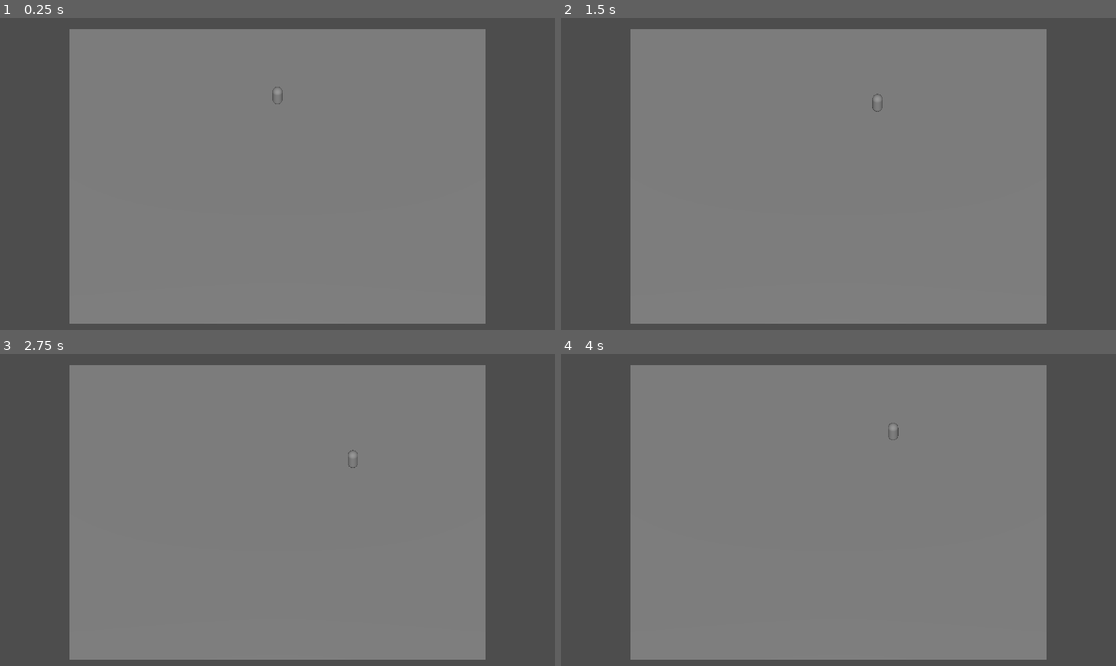
Above: before the commit, frames 1-4 (two rows, left to right).
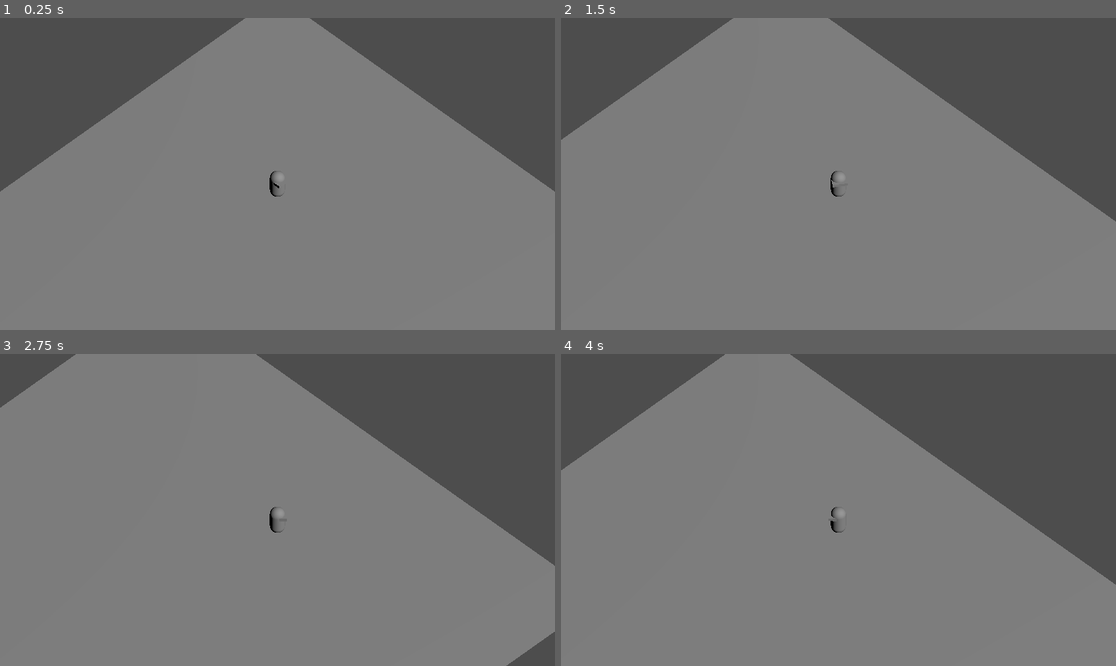
Above: after the commit, the same moments.

Repository: stvnchng/LD58
Game: Godot game, scene res://Game.tscn
The game is run twice, just before and just after one commit, with the same random seed, the same clock (stepped at 60 frames per second) and the same inputs.
Inputs:
- Up to frame 1 (0.25 s): no input
- Up to frame 2 (1.5 s): tap Enter at 0.5 s; hold Right (ui_right) 0.53-1.28 s; hold Down (ui_down) from 1.28 s (still down)
- Up to frame 3 (2.75 s): release Down (ui_down) at 2.03 s; hold Right (ui_right) from 2.03 s (still down)
- Up to frame 4 (4 s): release Right (ui_right) at 2.78 s; hold Up (ui_up) 2.78-3.53 s; hold Left (ui_left) from 3.53 s (still down)

The runs differ from the first frame. In frame 1, 26% of the frame differs, in the area x 0-100%, y 0-100%; in frame 2, 26%; in frame 3, 28%; in frame 4, 28%.

Commit message:
player movement & camera

Diff:
--- a/Game.tscn
+++ b/Game.tscn
@@ -1,10 +1,12 @@
-[gd_scene load_steps=6 format=3 uid="uid://cklphenhukdfx"]
+[gd_scene load_steps=7 format=3 uid="uid://cklphenhukdfx"]
 
 [ext_resource type="Script" uid="uid://cevkiaea4t2gp" path="res://PlayerController.gd" id="1_wbfu4"]
 
 [sub_resource type="CapsuleShape3D" id="CapsuleShape3D_6ubv3"]
 
 [sub_resource type="CapsuleMesh" id="CapsuleMesh_wbfu4"]
+
+[sub_resource type="BoxMesh" id="BoxMesh_wbfu4"]
 
 [sub_resource type="PlaneMesh" id="PlaneMesh_xkndl"]
 
@@ -23,10 +25,16 @@
 [node name="MeshInstance3D" type="MeshInstance3D" parent="CharacterBody3D"]
 mesh = SubResource("CapsuleMesh_wbfu4")
 
-[node name="Camera3D" type="Camera3D" parent="."]
-transform = Transform3D(1, 0, 0, 0, 0.7071068, 0.7071068, 0, -0.7071068, 0.7071068, 0, 24.678154, 24.354477)
+[node name="MeshInstance3D2" type="MeshInstance3D" parent="CharacterBody3D"]
+transform = Transform3D(1, 0, 0, 0, 0.2, 0, 0, 0, 0.5, 0, 0.4619131, 0.37946033)
+mesh = SubResource("BoxMesh_wbfu4")
+
+[node name="CameraRig" type="Node3D" parent="CharacterBody3D"]
+
+[node name="Camera3D" type="Camera3D" parent="CharacterBody3D/CameraRig"]
+transform = Transform3D(0.70710677, 0.49999997, -0.49999997, 0, 0.70710677, 0.70710677, 0.70710677, -0.49999997, 0.49999997, -22, 32, 22)
 projection = 1
-size = 30.0
+size = 20.259
 
 [node name="Ground" type="MeshInstance3D" parent="."]
 transform = Transform3D(20, 0, 0, 0, 20, 0, 0, 0, 20, 0, 0, 0)
--- a/PlayerController.gd
+++ b/PlayerController.gd
@@ -1,6 +1,9 @@
 extends CharacterBody3D
 
 @export var speed: float = 5.0
+@export var rotation_speed: float = 10.0
+
+@onready var camera_rig = $CameraRig
 
 
 func _physics_process(delta):
@@ -16,8 +19,23 @@
 		input.x += 1
 
 	input = input.normalized()
+
+	var angle = deg_to_rad(45)
+	var rotated_input = Vector3(
+		input.x * cos(angle) - input.z * sin(angle),
+		0,
+		input.x * sin(angle) + input.z * cos(angle)
+	)
+	input = rotated_input
 	velocity.x = input.x * speed
 	velocity.z = input.z * speed
-	velocity.y = 0  # keep on the ground
+	velocity.y = 0
+
+	if input.length() > 0:
+		var target_rotation = atan2(input.x, input.z)
+		rotation.y = lerp_angle(rotation.y, target_rotation, rotation_speed * delta)
+
+		if camera_rig:
+			camera_rig.global_rotation.y = 0
 
 	move_and_slide()
